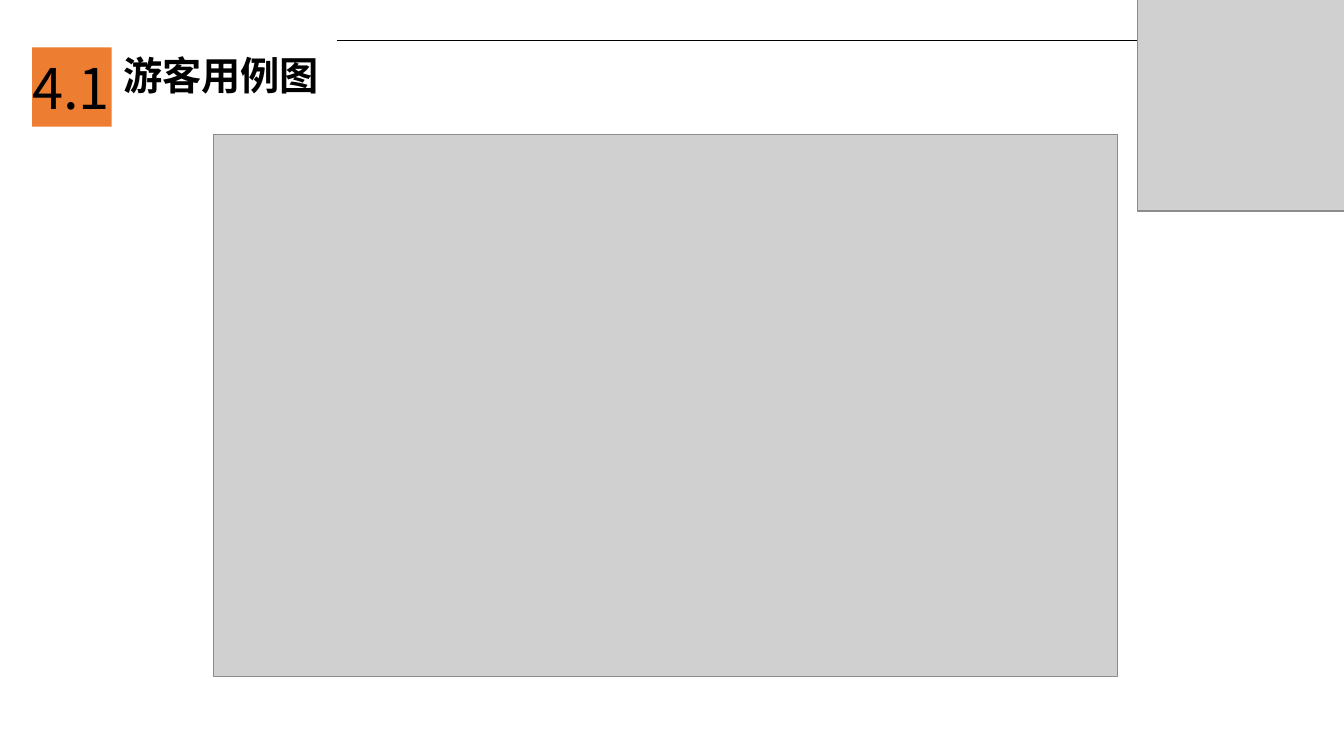
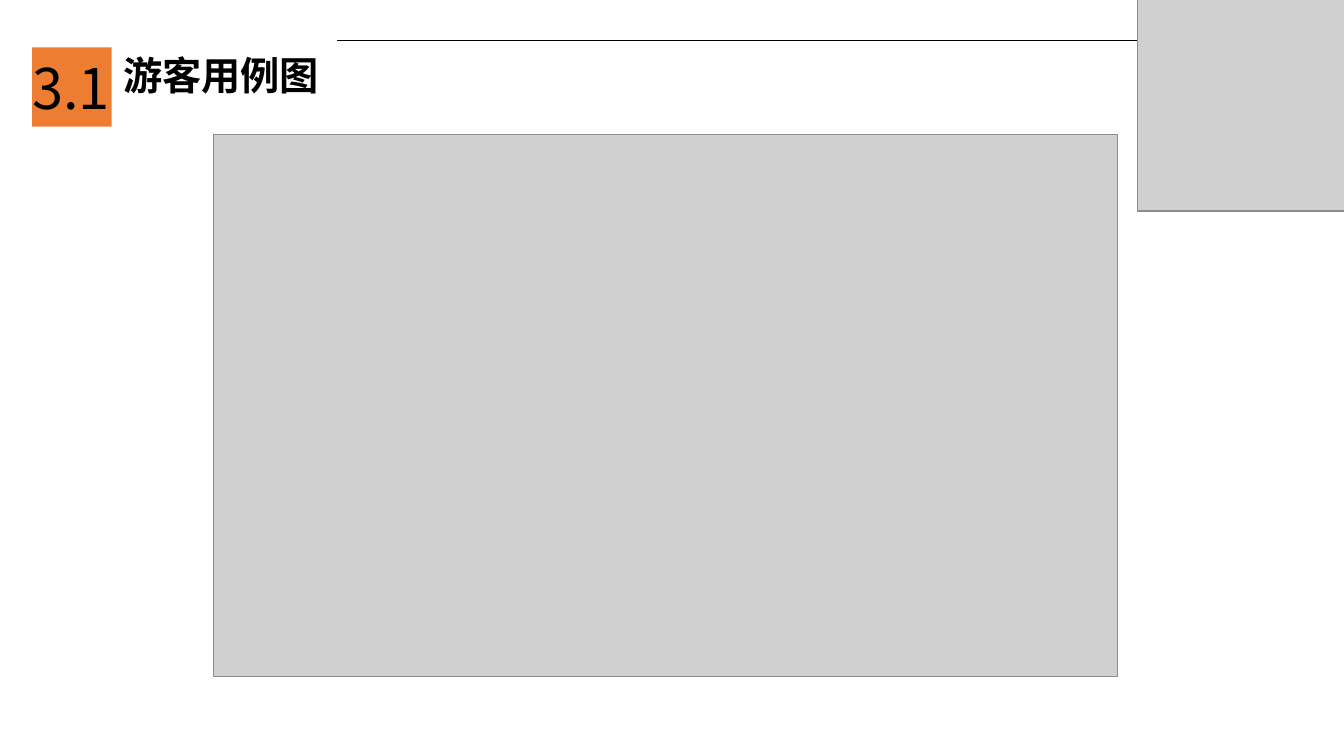
Before and after one commit to JanHonan/store, a slide deck: slide 10 of G2/软件工程系列课程教学辅助网站/非受控文档/温中磊/PRD2017-G2-软件需求规格说明ppt.pptx (slide 11 before the commit). Drawn at 1344x756 pixels with LibreOffice and Linux fonts; fonts in the diff are those of the drawing; grey boxes stand for pictures. Boxes give left, top, right and bottom in pixels: in the first picture for what was removed or moved away, otherwise in the second. Text is boxed around its words. In the diff, an @@ line names an element or a change of style, - is before the commit and + after.

```diff
--- a/G2/软件工程系列课程教学辅助网站/非受控文档/温中磊/PRD2017-G2-软件需求规格说明ppt.pptx
+++ b/G2/软件工程系列课程教学辅助网站/非受控文档/温中磊/PRD2017-G2-软件需求规格说明ppt.pptx
@@ text at [32, 67, 110, 110]: text changed @@
-4.1
+3.1
```
Also in this commit, not shown: 33 other slides changed, 5 slides added, 3 slides removed.
